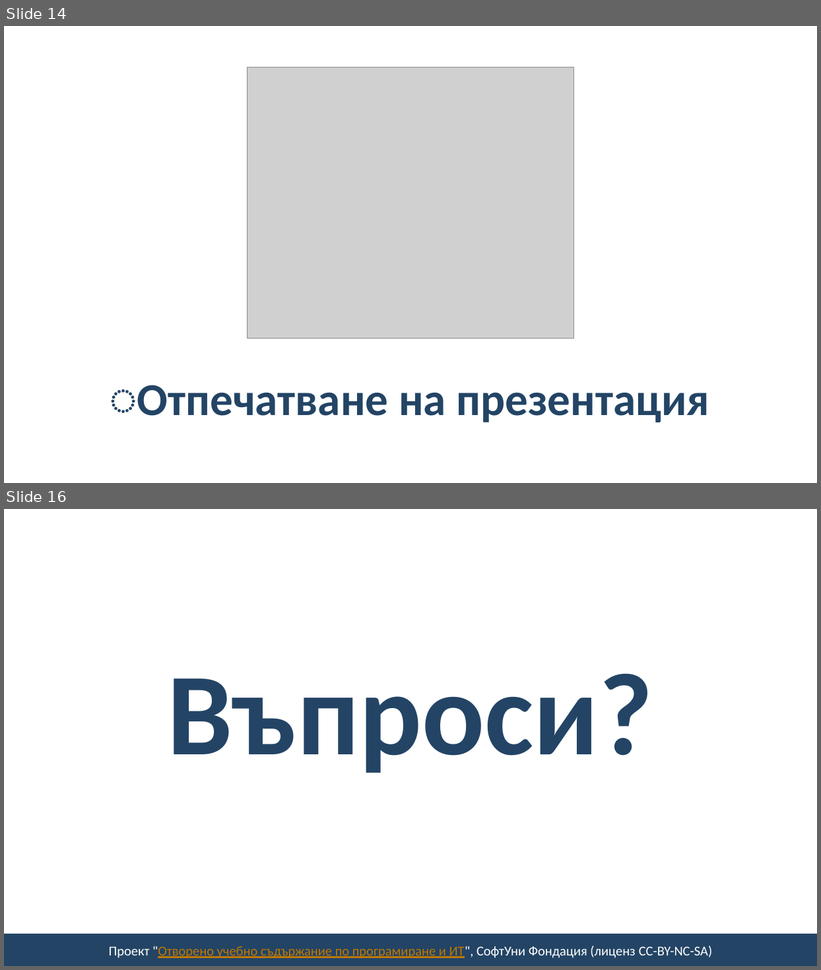
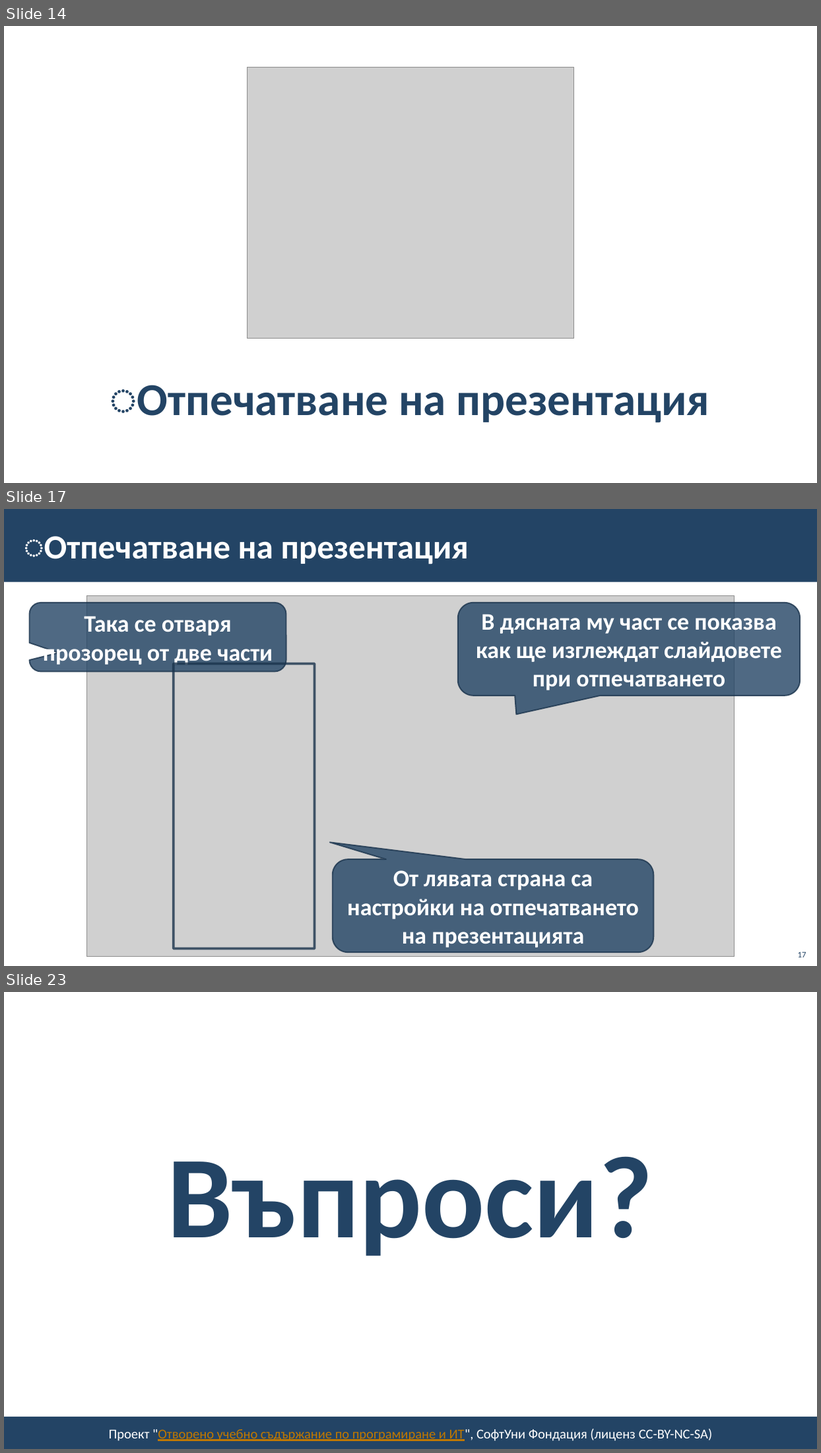
Before and after one commit to BG-IT-Edu/School-Programming, a slide deck: Courses/Computer-Modeling-and-IT/Computer-Modeling-and-IT-6-Class/19-Saving-Presentation-in-Different-File-Formats/19-Saving-Presentation-in-Different-File-Formats.pptx. Shown one above the other, each under a label of ours: slides 14 and 16 before the commit, slides 14, 17 and 23 after it; the slides between them are not shown. The pictures are 821x970 and 821x1453 pixels, drawn with LibreOffice and Linux fonts; fonts in the diff are those of the drawing; grey boxes stand for pictures; background and template pictures are left out. Boxes give left, top, right and bottom in pixels: in the first picture for what was removed or moved away, otherwise in the second. Text is boxed around its words. In the diff, an @@ line names an element or a change of style, - is before the commit and + after.

```diff
--- a/Courses/Computer-Modeling-and-IT/Computer-Modeling-and-IT-6-Class/19-Saving-Presentation-in-Different-File-Formats/19-Saving-Presentation-in-Different-File-Formats.pptx
+++ b/Courses/Computer-Modeling-and-IT/Computer-Modeling-and-IT-6-Class/19-Saving-Presentation-in-Different-File-Formats/19-Saving-Presentation-in-Different-File-Formats.pptx
@@ slide 17 added at box(4, 509, 817, 966), background #FFFFFF @@
@@ rectangle added at box(4, 509, 817, 582), fill #234465 @@
@@ title added at box(24, 536, 469, 564), 40 pt, text #FFFFFF, bold @@
+͏Отпечатване на презентация
@@ rounded speech box added at box(30, 603, 286, 672), fill #234465 at 80% opacity, outline #1A334C 1.5 pt, 28 pt, text #FFFFFF, bold @@
+Така се отваря прозорец от две части
@@ picture added at box(87, 595, 735, 956) @@
@@ rounded speech box added at box(458, 603, 800, 696), fill #234465 at 80% opacity, outline #1A334C 1.5 pt, 28 pt, text #FFFFFF, bold @@
+В дясната му част се показва как ще изглеждат слайдовете при отпечатването
@@ rectangle added at box(174, 664, 314, 949), outline #1A334C 3 pt @@
@@ rounded speech box added at box(333, 859, 654, 953), fill #234465 at 80% opacity, outline #1A334C 1.5 pt, 28 pt, text #FFFFFF, bold @@
+От лявата страна са настройки на отпечатването на презентацията
@@ page number added at box(798, 952, 807, 958), 10 pt, text #234465 @@
+17
@@ what was slide 16 is now slide 23 @@
```
Also in this commit, not shown: 2 slides changed, 6 other slides added.
